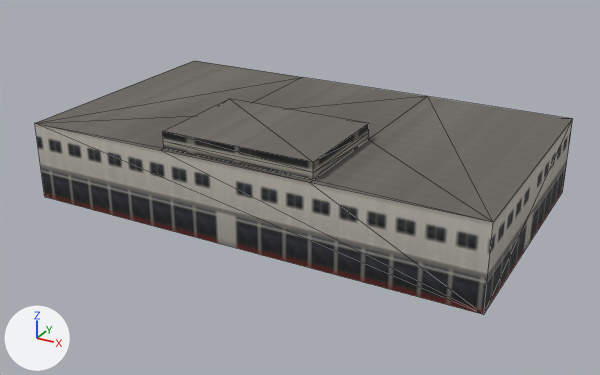
Renders of the glTF model assets/coronado_kit/buildings/urban/urb_mall/urban_urb_mall_far.glb from each side of a commit.
Rendered twice from a 50 mm lens placed at (38.8, -71.7, 36.5), pointed at (0.9, -2.9, 2.1). Arrows for +X, +Y and +Z are at lower left; the lights stay in place. The older version comes first. Mesh edges are drawn as thin lines. Vertices at exactly the same position are counted once.

The first picture shows 'urban_urb_mall_far'.
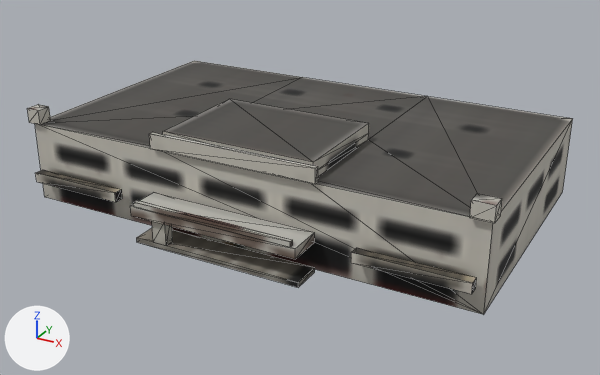
The change, as JSON lines over the scene's bpy script:
```json
{"op": "add", "block": "img_bld_lod_color_png", "code": ["img_bld_lod_color_png = load_image('bld_lod_color.png', '../../../textures/bld_lod_color.png', 2048, 2048, 'sRGB')"]}
{"block": "mat_bld_far", "where": "n0 = _N.new('ShaderNodeBsdfPrincipled'); n0.name = 'Principled BSDF'"}
{"op": "set", "path": "n0.inputs[2].default_value", "old": "0.9", "new": "0.85", "note": "'Roughness'"}
{"block": "mat_bld_far", "where": "n4 = _N.new('ShaderNodeTexImage'); n4.name = 'Image Texture'"}
{"op": "set", "path": "n4.image", "old": "img_far_color_png", "new": "img_bld_lod_color_png"}
{"op": "add", "block": "mat_bld_far", "code": "n4.extension = 'EXTEND'"}
{"block": "me_urban_urb_mall_far", "where": "# used by ob_urban_urb_mall_far; location = (0.0, 0.0, 0.0)"}
{"op": "remove", "block": "me_urban_urb_mall_far", "code": "me_urban_urb_mall_far.from_pydata(...)  # 24 vertices, 42 faces; spans x -24.0..24.0, y -14.0..14.0, z 0.0..10.0"}
{"op": "add", "block": "me_urban_urb_mall_far", "code": "me_urban_urb_mall_far.from_pydata(...)  # 96 vertices, 132 faces; spans x -24.2..24.3, y -18.0..14.0, z 0.0..10.0"}
{"block": "me_urban_urb_mall_far", "change": "me_urban_urb_mall_far part 1"}
{"block": "me_urban_urb_mall_far", "change": "40 vertices are added at x -24.2..24.3, y -18.0..-14.0, z 0.0..10.0"}
{"block": "me_urban_urb_mall_far", "change": "12 new vertices lie (17.5, 0.0, 0.0) away from vertices in x -8.7, y -18.0..-14.0, z 0.0..10.0"}
{"block": "me_urban_urb_mall_far", "change": "12 new vertices lie (0.0, 1.0, 0.0) away from vertices in x -23.2..23.3, y -17.5..-15.5, z 0.5..3.5"}
{"block": "me_urban_urb_mall_far", "change": "8 new vertices lie (0.0, 1.5, 0.0) away from vertices in x -24.2..24.3, y -14.5, z 8.5..10.0"}
{"block": "me_urban_urb_mall_far", "change": "90 new faces join them"}
{"block": "me_urban_urb_mall_far", "change": "me_urban_urb_mall_far part 2: 42 kept faces spanning x -24.0..24.0, y -14.0..14.0, z 0.0..10.0 get new texture (UV) coordinates"}
{"block": "me_urban_urb_mall_far", "change": "me_urban_urb_mall_far part 3: 38 kept faces spanning x -24.0..24.0, y -14.0..14.0, z 0.0..10.0 get new vertex colours; the middle colour goes from white #efeeea to white #ffffff"}
```

Where the change shows, as pixel boxes (x1, y1, x2, y2) in the pictures (600 x 375 px):
```json
{"object": "urban_urb_mall_far", "change": "surface changed, reshaped", "before": [35, 61, 573, 315], "after": [27, 61, 573, 315]}
{"part": 1, "of": "me_urban_urb_mall_far", "change": "added", "after": [27, 104, 502, 294]}
{"part": 2, "of": "me_urban_urb_mall_far", "change": "surface changed", "before": [35, 61, 573, 315], "after": [35, 61, 573, 315]}
{"part": 3, "of": "me_urban_urb_mall_far", "change": "recoloured", "before": [35, 77, 573, 315], "after": [35, 77, 573, 315]}
```
